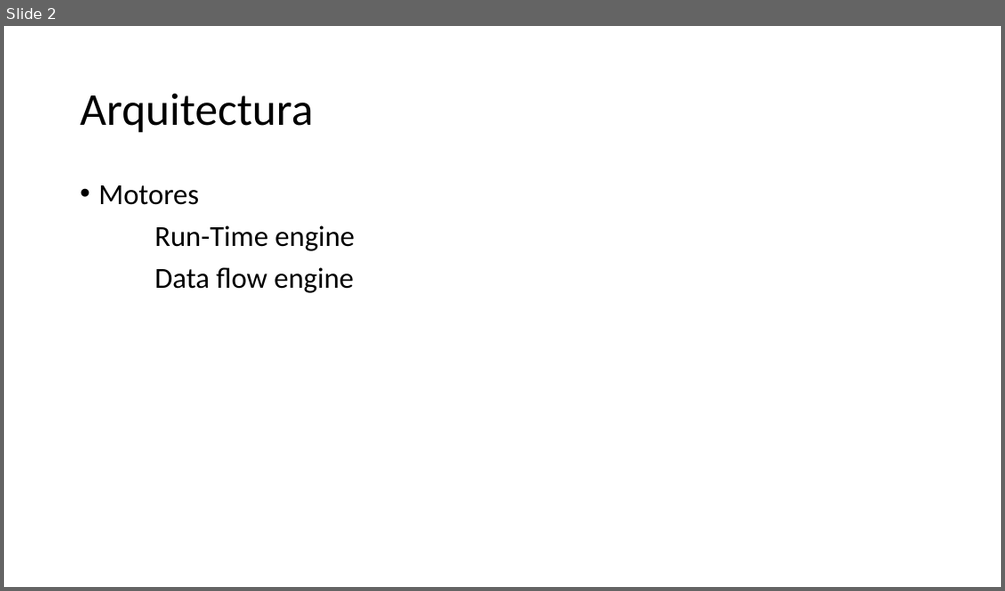
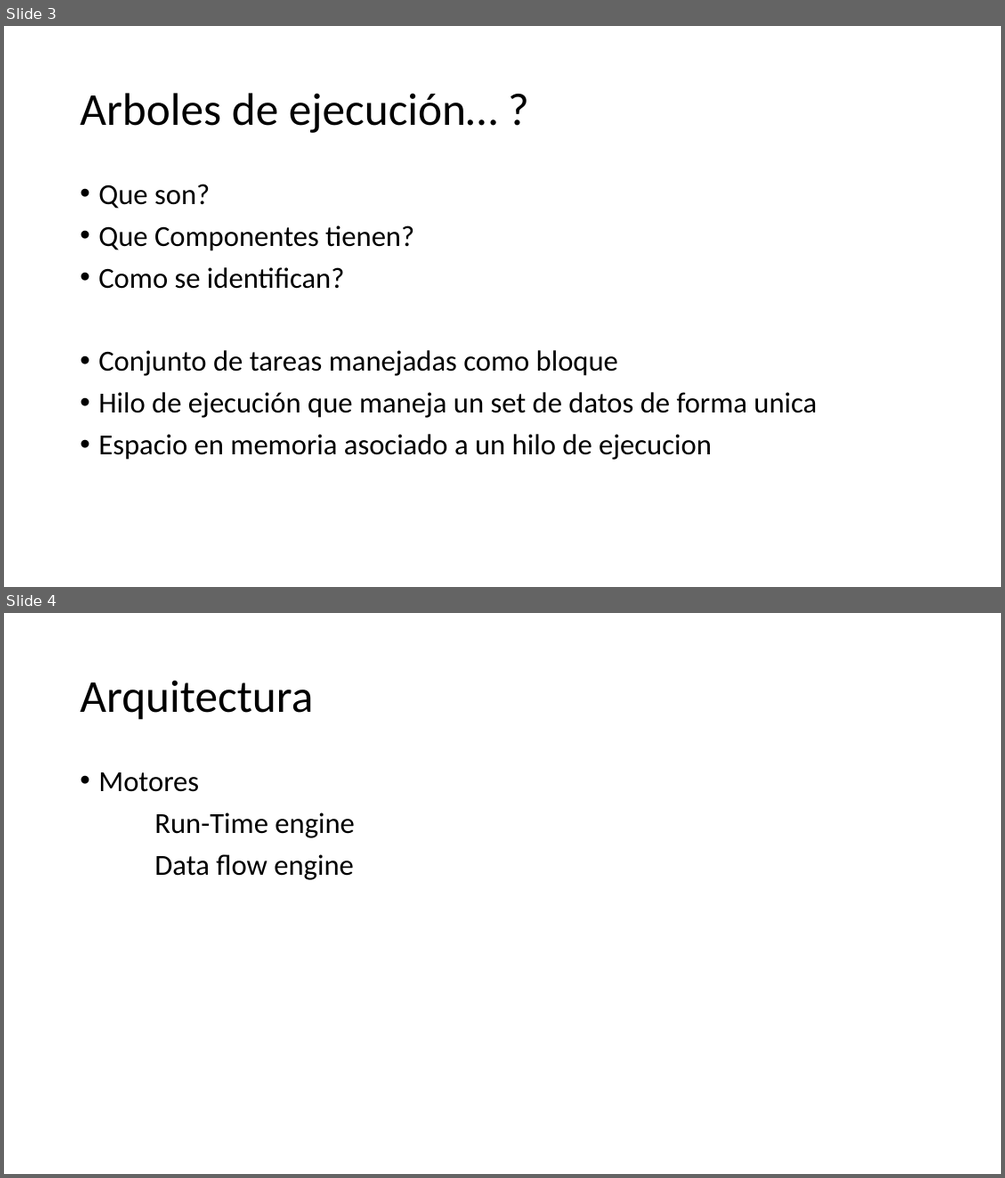
Before and after one commit to pricardo03/ExecutionTrees, a slide deck: Execution Trees/SSIS Performance Tuning Techniques.pptx. Shown one above the other, each under a label of ours: slide 2 before the commit, slides 3 and 4 after it. The pictures are 1005x591 and 1005x1178 pixels, drawn with LibreOffice and Linux fonts; fonts in the diff are those of the drawing. Boxes give left, top, right and bottom in pixels: in the first picture for what was removed or moved away, otherwise in the second. Text is boxed around its words. In the diff, an @@ line names an element or a change of style, - is before the commit and + after.

```diff
--- a/Execution Trees/SSIS Performance Tuning Techniques.pptx
+++ b/Execution Trees/SSIS Performance Tuning Techniques.pptx
@@ slide 3 added at (4, 26, 1001, 587), background #FFFFFF @@
@@ title added at (80, 93, 498, 133), 44 pt, text #000000 @@
+Arboles de ejecución… ?
@@ text added at (98, 184, 817, 459), 28 pt, text #000000 @@
+• Que son?
+• Que Componentes tienen?
+• Como se identifican?
+• Conjunto de tareas manejadas como bloque
+• Hilo de ejecución que maneja un set de datos de forma unica
+• Espacio en memoria asociado a un hilo de ejecucion
@@ what was slide 2 is now slide 4 @@
```
Also in this commit, not shown: 3 slides changed, 3 other slides added, 1 slide removed, 15 other files.
